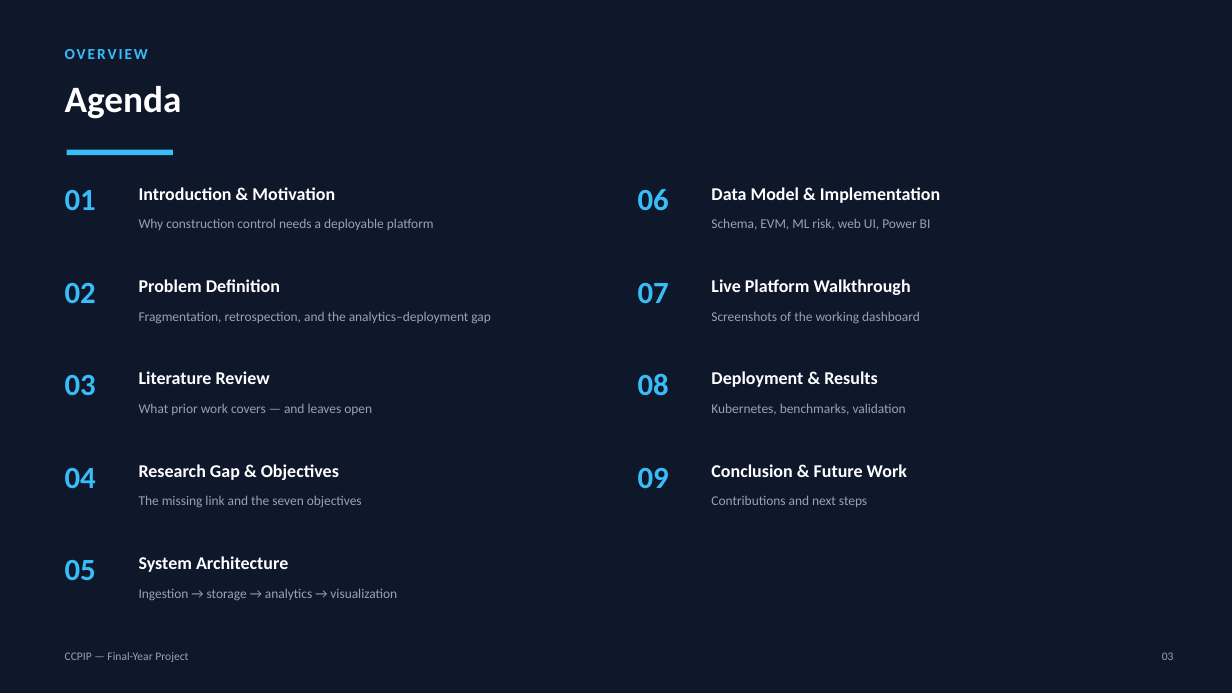
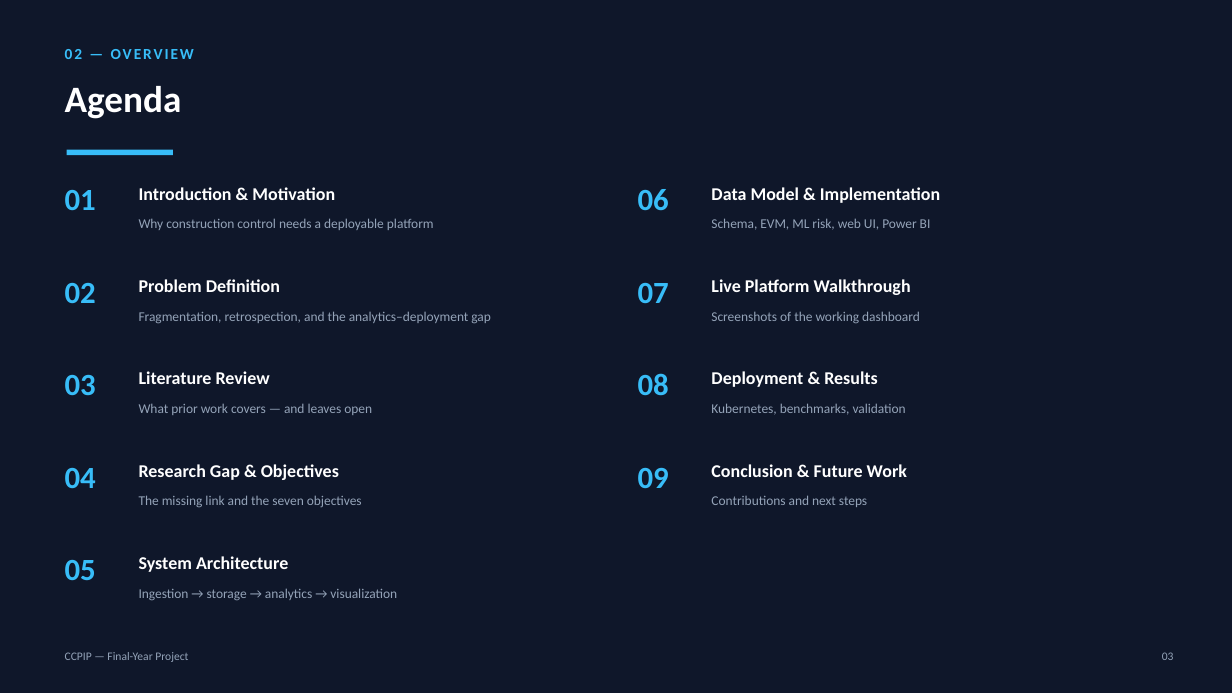
Before and after one commit to castial004/Cloud-Native-Construction-Project-Intelligence-Platform, a slide deck: slide 3 of project-final.pptx. Drawn at 1232x693 pixels with LibreOffice and Linux fonts; fonts in the diff are those of the drawing. Boxes give left, top, right and bottom in pixels: in the first picture for what was removed or moved away, otherwise in the second. Text is boxed around its words. In the diff, an @@ line names an element or a change of style, - is before the commit and + after.

```diff
--- a/project-final.pptx
+++ b/project-final.pptx
@@ text at box(65, 49, 194, 59): text changed @@
-OVERVIEW
+02 — OVERVIEW
```
Also in this commit, not shown: 8 other slides changed, 1 other file.
